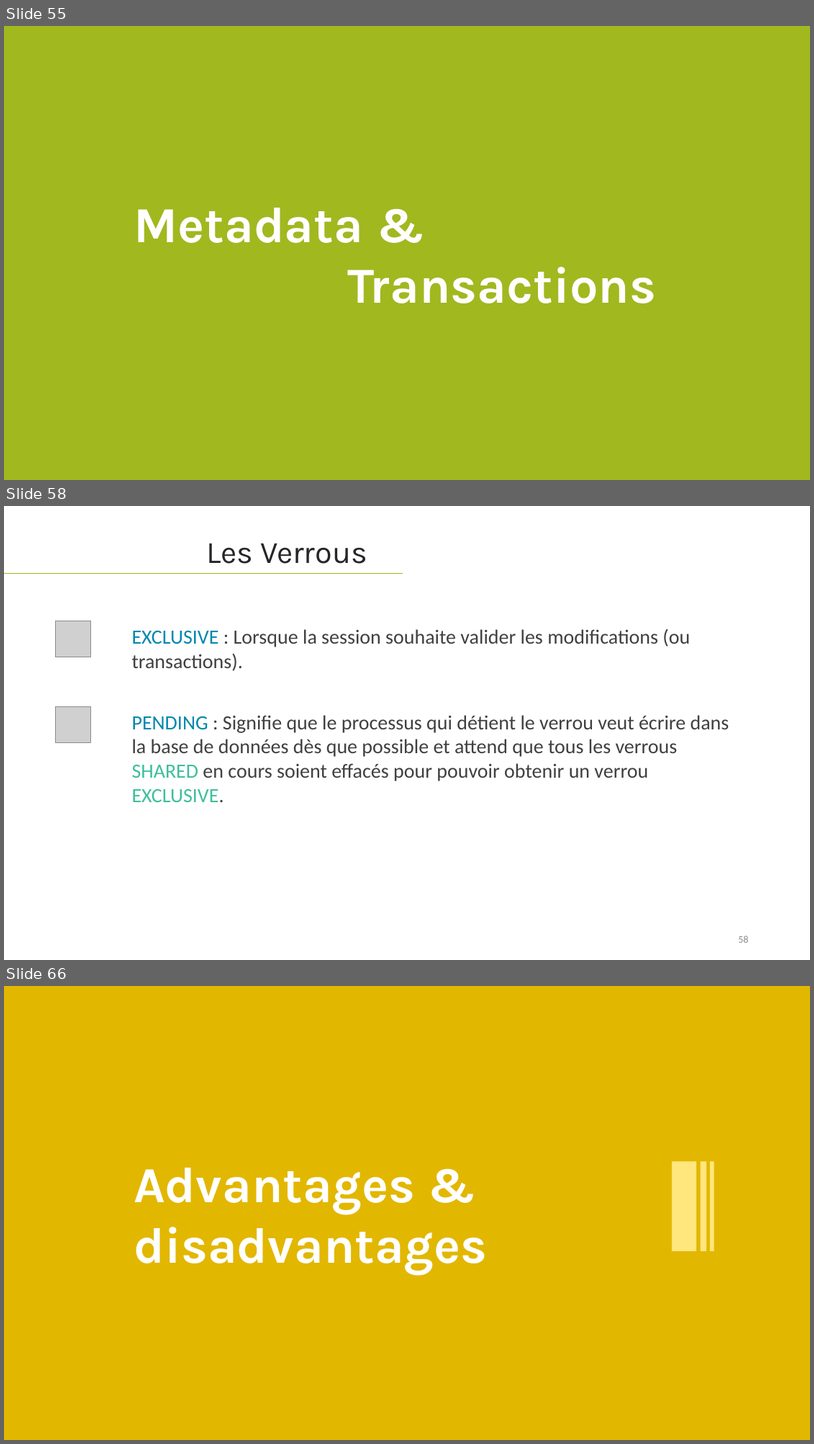
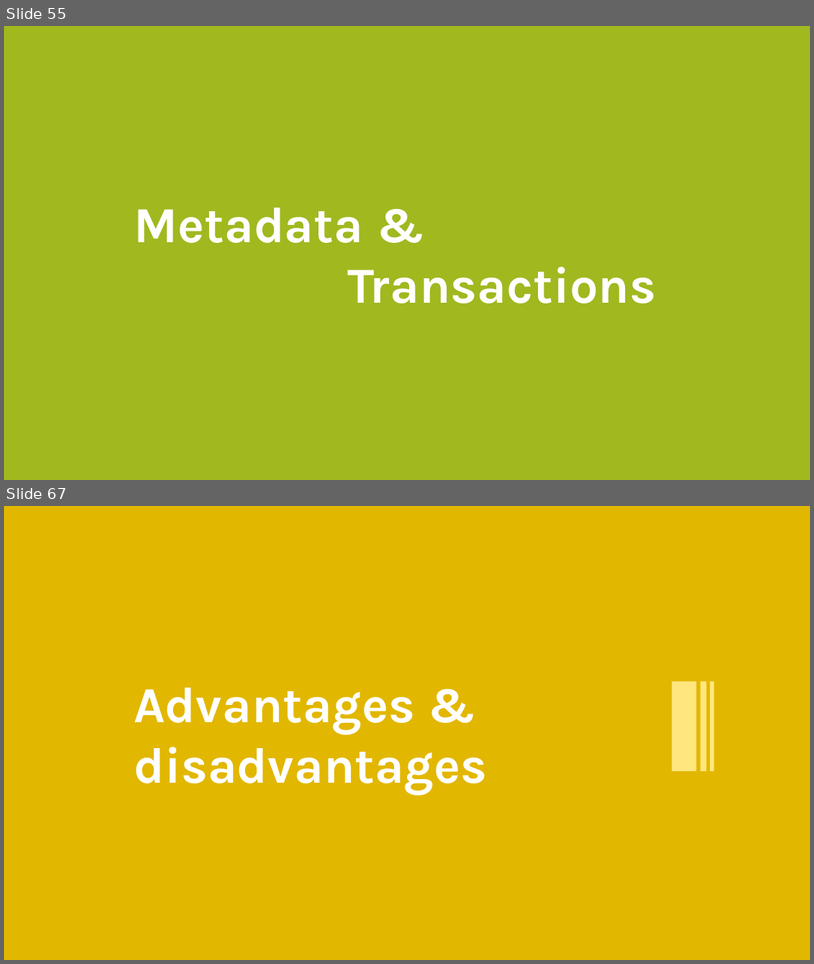
Before and after one commit to lahcenrahlaoui/Wingardium_Leviosaaaa, a slide deck: Presentation-projet-SQLite (1) - Copy.pptx. Shown one above the other, each under a label of ours: slides 55, 58 and 66 before the commit, slides 55 and 67 after it; the slides between them are not shown. The pictures are 814x1444 and 814x964 pixels, drawn with LibreOffice and Linux fonts; fonts in the diff are those of the drawing; grey boxes stand for pictures. Boxes give left, top, right and bottom in pixels: in the first picture for what was removed or moved away, otherwise in the second. Text is boxed around its words. In the diff, an @@ line names an element or a change of style, - is before the commit and + after.

```diff
--- a/Presentation-projet-SQLite (1) - Copy.pptx
+++ b/Presentation-projet-SQLite (1) - Copy.pptx
@@ slide 58 removed at bbox=[4, 506, 810, 960], background #FFFFFF @@
@@ text removed at bbox=[206, 543, 368, 564] @@
-Les Verrous
@@ line removed from (4, 574) to (404, 574) @@
@@ picture removed at bbox=[55, 621, 91, 656] @@
@@ text removed at bbox=[132, 629, 690, 671] @@
-EXCLUSIVE : Lorsque la session souhaite valider les modifications (ou transactions).
@@ picture removed at bbox=[55, 706, 91, 742] @@
@@ text removed at bbox=[132, 715, 730, 802] @@
-PENDING : Signifie que le processus qui détient le verrou veut écrire dans la base de données dès que possible et attend que tous les verrous SHARED en cours soient effacés pour pouvoir obtenir un verrou EXCLUSIVE.
@@ page number removed at bbox=[738, 935, 748, 942] @@
-58
@@ what was slide 66 is now slide 67 @@
```
Also in this commit, not shown: 7 slides changed, 6 slides added, 4 other slides removed.
